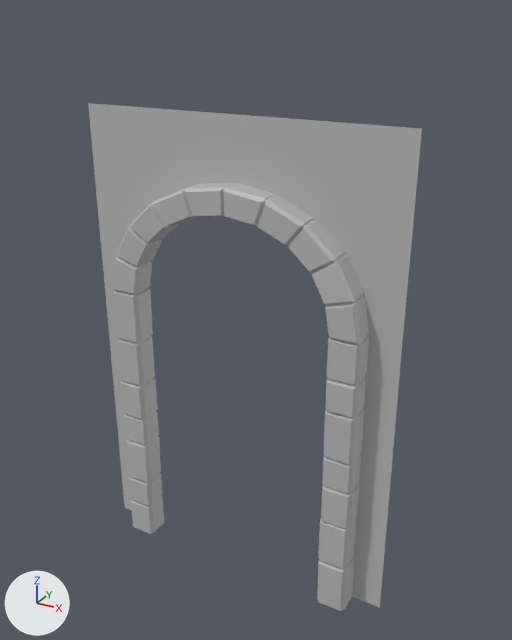
The FBX model Source/ArchEntrance/SM_ArchEntrance.fbx: old version first, new version second.
Camera for both pictures: a camera (50 mm lens) standing at (2.93, -4.98, 5.16) and looking at (0.16, 0.04, 2.65). Arrows for +X, +Y and +Z are at lower left; the lights stay in place. Where no turn or scale is listed for an object, it has been applied to the vertices.

Objects in the first picture: 'SM_ArchWall'.
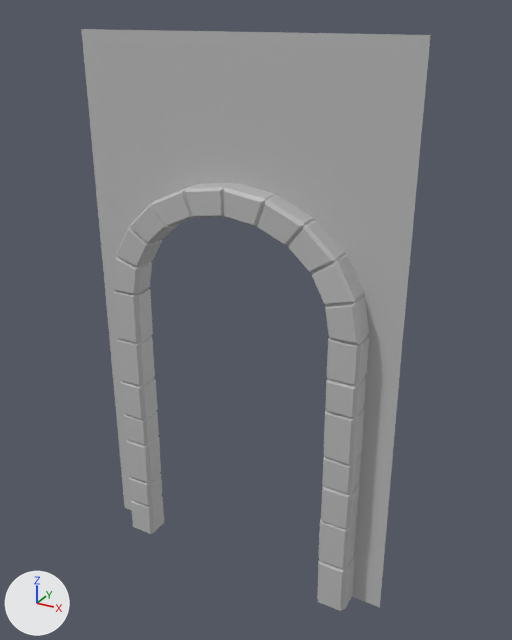
Commit message: Dungeon Ceiling Arch

Patch to the scene script:
```diff
--- a/Source/ArchEntrance/SM_ArchEntrance.fbx.py
+++ b/Source/ArchEntrance/SM_ArchEntrance.fbx.py
@@ me_mesh @@
 me_mesh.from_pydata(...)  # 2362 vertices, 2244 faces; spans x -1.51..1.52, y -0.24..-0.01, z -0.02..4.39
 # used by ob_sm_archwall; location = (0.0, 0.01, 0.01)
 # before: 2328 (1.5, -0.01, 4.39) at pixel (422, 128), 2329 (0.0, -0.01, 4.39) at pixel (235, 114), 2330 (-1.5, -0.01, 4.39) at pixel (88, 103)
+# me_mesh part 1
+for i in [2328, 2329, 2330]: me_mesh.vertices[i].co += Vector((0.0, 0.0, 0.6))
 me_mesh.materials.append(mat_lambert1)
```

Pixel boxes [x1, y1, x2, y2] of what changed, in the pictures (512 x 640 px; the box of a moved part takes in the faces that stretch with it):
'SM_ArchWall', reshaped (15% taller)
    before: [88, 103, 422, 611]
    after: [81, 29, 431, 611]
part 1 of me_mesh, moved or reshaped
    before: [88, 103, 422, 131]
    after: [81, 29, 431, 131]
